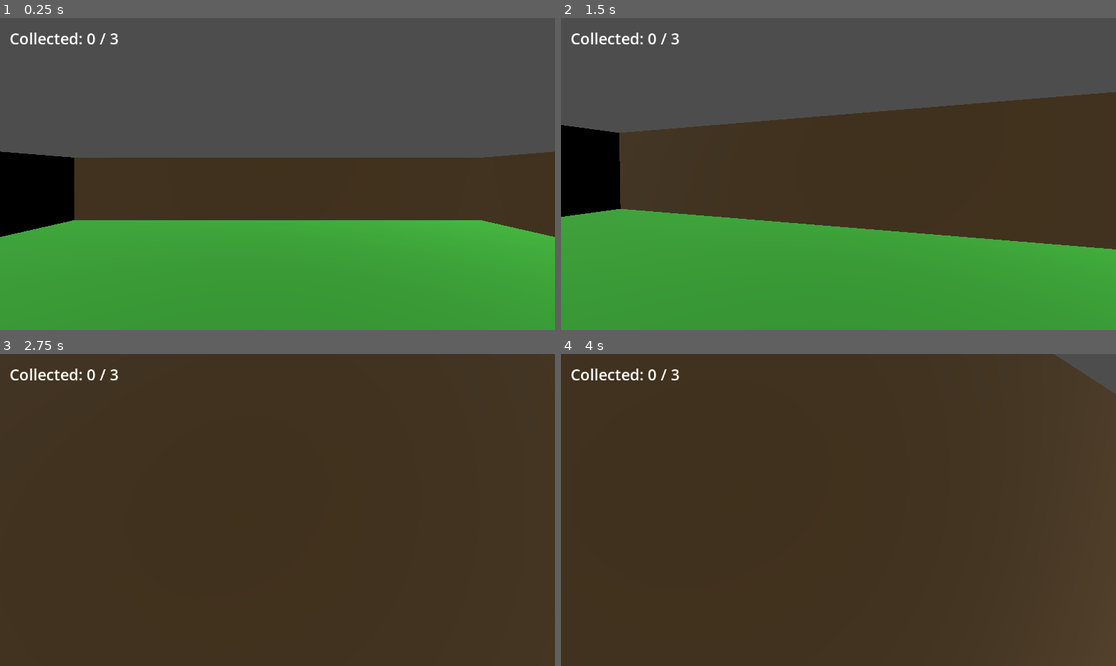
Above: before the commit, frames 1-4 (two rows, left to right).
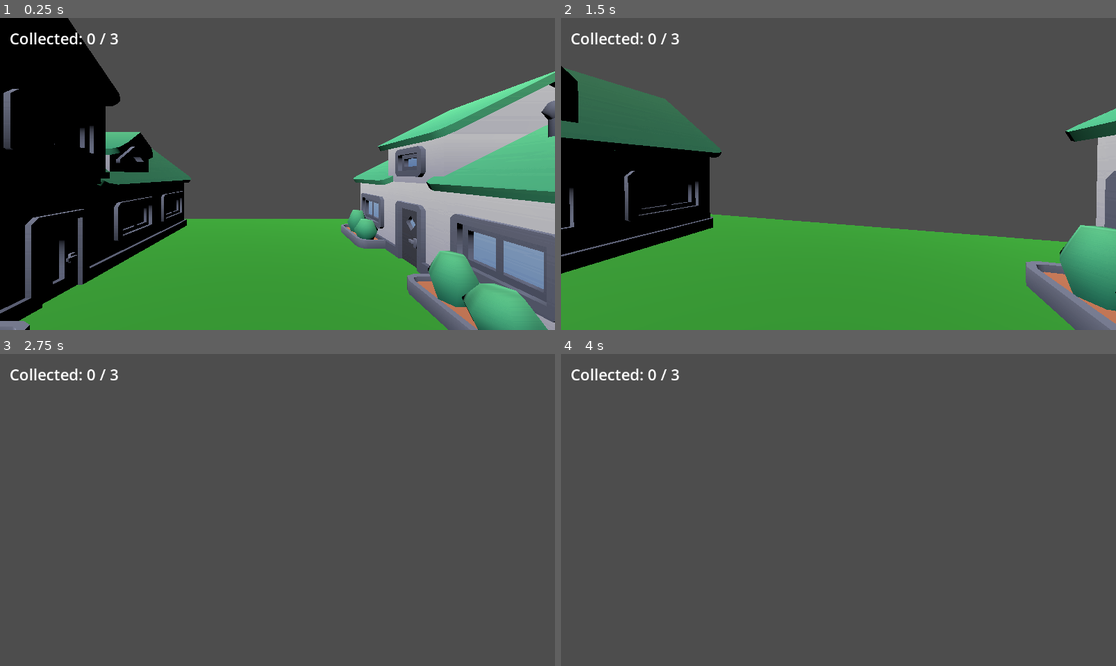
Above: after the commit, the same moments.

Repository: simSmulders/Hello-World-3D
Game: Godot game, scene res://scenes/node_3d.tscn
Same seed, same stepped clock (60 frames per second), same inputs: the game is played once before the commit and once after it.
Inputs (mouse positions are in pixels of both pictures, inside the frame that each line leads up to):
- Up to frame 1 (0.25 s): no input
- Up to frame 2 (1.5 s): tap Enter (ui_accept) at 0.5, 0.77 s; move the mouse to (866, 174) at 0.52 s; hold Up (ui_up) from 0.53 s (still down); move the mouse to (810, 174) at 1.27 s
- Up to frame 3 (2.75 s): keep holding Up (ui_up); tap Enter (ui_accept) at 1.52 s; move the mouse to (288, 503) at 2.02 s
- Up to frame 4 (4 s): keep holding Up (ui_up); tap Enter (ui_accept) at 2.75, 3.02, 3.5, 3.77 s; move the mouse to (832, 516) at 2.77 s; move the mouse to (877, 513) at 3.52 s

The runs differ from the first frame. In frame 1, 47% of the frame differs, in the area x 0-100%, y 0-100%; in frame 2, 44%; in frame 3, 100%; in frame 4, 99%.

Commit message:
main: added kenney city kit and placed 4 houses in world

Diff:
--- a/scenes/node_3d.tscn
+++ b/scenes/node_3d.tscn
@@ -1,9 +1,12 @@
 [gd_scene format=3 uid="uid://bik2t16160r53"]
 
 [ext_resource type="Script" uid="uid://cwok17qf73bo5" path="res://scenes/player.gd" id="1_tyffc"]
-[ext_resource type="Material" uid="uid://dyc243kj4y8mp" path="res://scenes/wall_material.tres" id="2_ns6u7"]
 [ext_resource type="PackedScene" uid="uid://b1x5vbxq7nhf2" path="res://scenes/collectible.tscn" id="3_5t4e2"]
 [ext_resource type="Script" uid="uid://du7nnlchqemfa" path="res://scenes/label.gd" id="4_xvgsr"]
+[ext_resource type="PackedScene" uid="uid://ban3gjl1imvip" path="res://assets/kenney_city-kit-suburban_20/Models/GLB format/building-type-b.glb" id="5_10v3s"]
+[ext_resource type="PackedScene" uid="uid://bbnm8f31foqmv" path="res://assets/kenney_city-kit-suburban_20/Models/GLB format/building-type-a.glb" id="5_oqwcg"]
+[ext_resource type="PackedScene" uid="uid://vm68f0ick42q" path="res://assets/kenney_city-kit-suburban_20/Models/GLB format/building-type-c.glb" id="6_cptob"]
+[ext_resource type="PackedScene" uid="uid://c81pfcqvubrc8" path="res://assets/kenney_city-kit-suburban_20/Models/GLB format/building-type-d.glb" id="7_b2yaj"]
 
 [sub_resource type="CapsuleShape3D" id="CapsuleShape3D_tyffc"]
 
@@ -15,30 +18,6 @@
 
 [sub_resource type="StandardMaterial3D" id="StandardMaterial3D_tyffc"]
 albedo_color = Color(0.21960784, 0.6745098, 0.2, 1)
-
-[sub_resource type="BoxShape3D" id="BoxShape3D_ns6u7"]
-size = Vector3(20, 3, 0.5)
-
-[sub_resource type="BoxMesh" id="BoxMesh_5t4e2"]
-size = Vector3(20, 3, 0.5)
-
-[sub_resource type="BoxShape3D" id="BoxShape3D_xvgsr"]
-size = Vector3(20, 3, 0.5)
-
-[sub_resource type="BoxMesh" id="BoxMesh_oqwcg"]
-size = Vector3(20, 3, 0.5)
-
-[sub_resource type="BoxShape3D" id="BoxShape3D_a6664"]
-size = Vector3(0.5, 3, 20)
-
-[sub_resource type="BoxMesh" id="BoxMesh_10v3s"]
-size = Vector3(0.5, 3, 20)
-
-[sub_resource type="BoxShape3D" id="BoxShape3D_cptob"]
-size = Vector3(0.5, 3, 20)
-
-[sub_resource type="BoxMesh" id="BoxMesh_b2yaj"]
-size = Vector3(0.5, 3, 20)
 
 [node name="World" type="Node3D" unique_id=937797746]
 
@@ -66,50 +45,6 @@
 [node name="DirectionalLight3D" type="DirectionalLight3D" parent="." unique_id=1473289413]
 transform = Transform3D(0.70710677, 0.49999997, -0.49999997, 0, 0.70710677, 0.70710677, 0.70710677, -0.49999997, 0.49999997, 0, 0, 0)
 
-[node name="NorthWall" type="StaticBody3D" parent="." unique_id=930505231]
-transform = Transform3D(1, 0, 0, 0, 1, 0, 0, 0, 1, 0, 1.5, -10)
-metadata/_edit_lock_ = true
-
-[node name="CollisionShape3D" type="CollisionShape3D" parent="NorthWall" unique_id=1167552078]
-shape = SubResource("BoxShape3D_ns6u7")
-
-[node name="MeshInstance3D" type="MeshInstance3D" parent="NorthWall" unique_id=1709376427]
-mesh = SubResource("BoxMesh_5t4e2")
-surface_material_override/0 = ExtResource("2_ns6u7")
-
-[node name="SouthWall" type="StaticBody3D" parent="." unique_id=2090622349]
-transform = Transform3D(1, 0, 0, 0, 1, 0, 0, 0, 1, 0, 1.5, 10)
-metadata/_edit_lock_ = true
-
-[node name="CollisionShape3D" type="CollisionShape3D" parent="SouthWall" unique_id=729726304]
-shape = SubResource("BoxShape3D_xvgsr")
-
-[node name="MeshInstance3D" type="MeshInstance3D" parent="SouthWall" unique_id=51014660]
-mesh = SubResource("BoxMesh_oqwcg")
-surface_material_override/0 = ExtResource("2_ns6u7")
-
-[node name="WestWall" type="StaticBody3D" parent="." unique_id=710975473]
-transform = Transform3D(1, 0, 0, 0, 1, 0, 0, 0, 1, -10, 1.5, 0)
-metadata/_edit_lock_ = true
-
-[node name="CollisionShape3D" type="CollisionShape3D" parent="WestWall" unique_id=1702144215]
-shape = SubResource("BoxShape3D_a6664")
-
-[node name="MeshInstance3D" type="MeshInstance3D" parent="WestWall" unique_id=823895908]
-mesh = SubResource("BoxMesh_10v3s")
-surface_material_override/0 = ExtResource("2_ns6u7")
-
-[node name="EastWall" type="StaticBody3D" parent="." unique_id=171365557]
-transform = Transform3D(1, 0, 0, 0, 1, 0, 0, 0, 1, 10, 1.5, 0)
-metadata/_edit_lock_ = true
-
-[node name="CollisionShape3D" type="CollisionShape3D" parent="EastWall" unique_id=475880062]
-shape = SubResource("BoxShape3D_cptob")
-
-[node name="MeshInstance3D" type="MeshInstance3D" parent="EastWall" unique_id=1493148099]
-mesh = SubResource("BoxMesh_b2yaj")
-surface_material_override/0 = ExtResource("2_ns6u7")
-
 [node name="Collectible" parent="." unique_id=408302359 instance=ExtResource("3_5t4e2")]
 transform = Transform3D(1, 0, 0, 0, 1, 0, 0, 0, 1, 3, 1, 0)
 
@@ -117,7 +52,7 @@
 transform = Transform3D(1, 0, 0, 0, 1, 0, 0, 0, 1, -3, 1, 0)
 
 [node name="Collectible3" parent="." unique_id=1233466218 instance=ExtResource("3_5t4e2")]
-transform = Transform3D(1, 0, 0, 0, 1, 0, 0, 0, 1, 4, 1, 4)
+transform = Transform3D(1, 0, 0, 0, 1, 0, 0, 0, 1, 0, 1, 4)
 
 [node name="CanvasLayer" type="CanvasLayer" parent="." unique_id=1089493397]
 
@@ -129,3 +64,15 @@
 theme_override_font_sizes/font_size = 32
 text = "Collected: 0 / 3"
 script = ExtResource("4_xvgsr")
+
+[node name="building-type-a2" parent="." unique_id=1702007619 instance=ExtResource("5_oqwcg")]
+transform = Transform3D(-4.371139e-08, 0, 1, 0, 1, 0, -1, 0, -4.371139e-08, 5, 0, -5)
+
+[node name="building-type-b2" parent="." unique_id=121719562 instance=ExtResource("5_10v3s")]
+transform = Transform3D(-4.371139e-08, 0, -1, 0, 1, 0, 1, 0, -4.371139e-08, -6, 0, -5)
+
+[node name="building-type-c2" parent="." unique_id=1536372209 instance=ExtResource("6_cptob")]
+transform = Transform3D(-4.371139e-08, 0, 1, 0, 1, 0, -1, 0, -4.371139e-08, 5, 0, 6)
+
+[node name="building-type-d2" parent="." unique_id=1052133648 instance=ExtResource("7_b2yaj")]
+transform = Transform3D(-4.371139e-08, 0, -1, 0, 1, 0, 1, 0, -4.371139e-08, -6, 0, 5)
Not shown, added: assets/kenney_city-kit-suburban_20/License.txt
Binary file added: assets/kenney_city-kit-suburban_20/Models/FBX format/Textures/colormap.png
Not shown, added: assets/kenney_city-kit-suburban_20/Models/FBX format/Textures/colormap.png.import
Binary file added: assets/kenney_city-kit-suburban_20/Models/FBX format/building-type-a.fbx
Not shown, added: assets/kenney_city-kit-suburban_20/Models/FBX format/building-type-a.fbx.import
Binary file added: assets/kenney_city-kit-suburban_20/Models/FBX format/building-type-b.fbx
Not shown, added: assets/kenney_city-kit-suburban_20/Models/FBX format/building-type-b.fbx.import
Binary file added: assets/kenney_city-kit-suburban_20/Models/FBX format/building-type-c.fbx
Not shown, added: assets/kenney_city-kit-suburban_20/Models/FBX format/building-type-c.fbx.import
Binary file added: assets/kenney_city-kit-suburban_20/Models/FBX format/building-type-d.fbx
Not shown, added: assets/kenney_city-kit-suburban_20/Models/FBX format/building-type-d.fbx.import
Binary file added: assets/kenney_city-kit-suburban_20/Models/FBX format/building-type-e.fbx
(and 379 more such lines)
